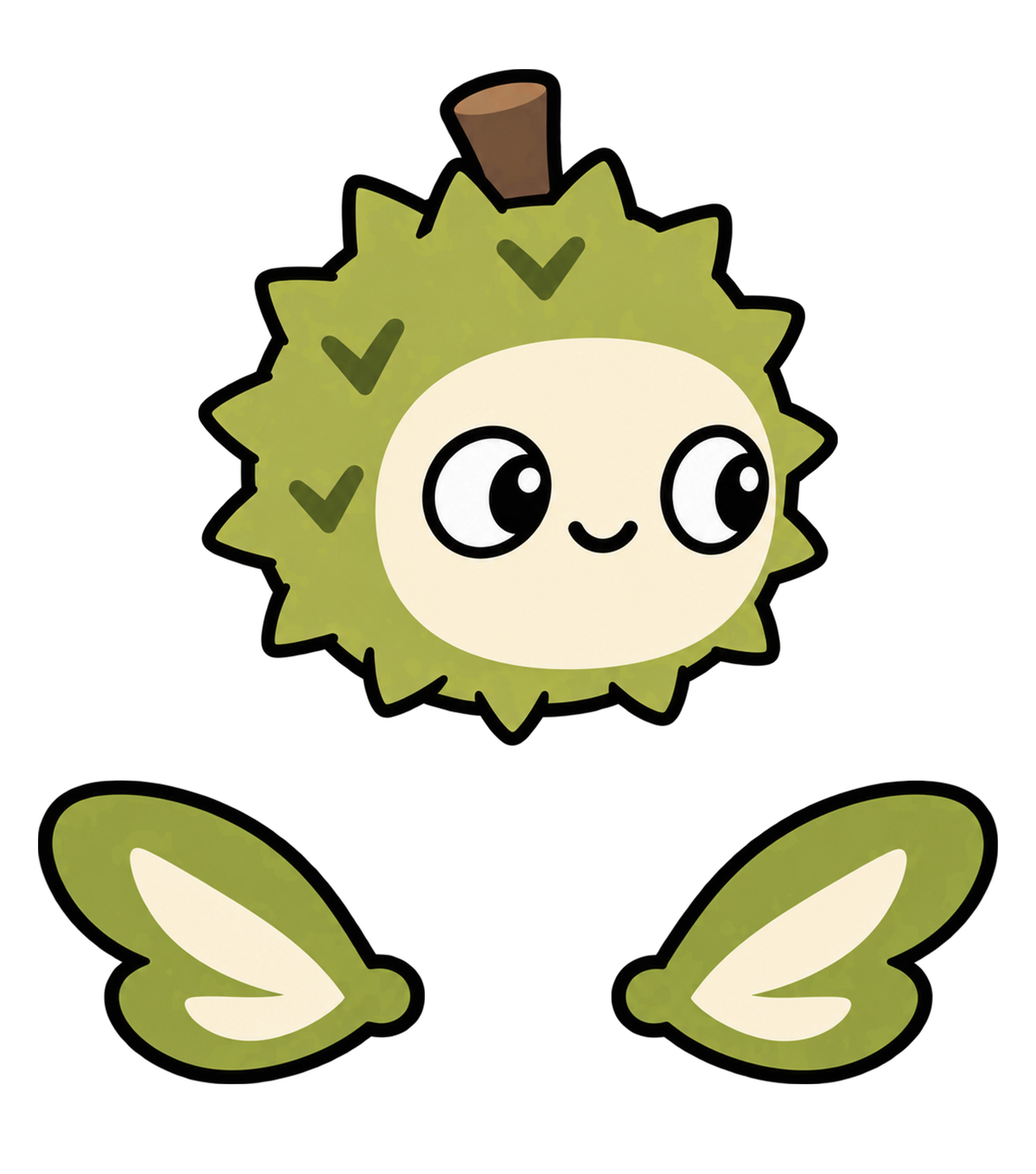
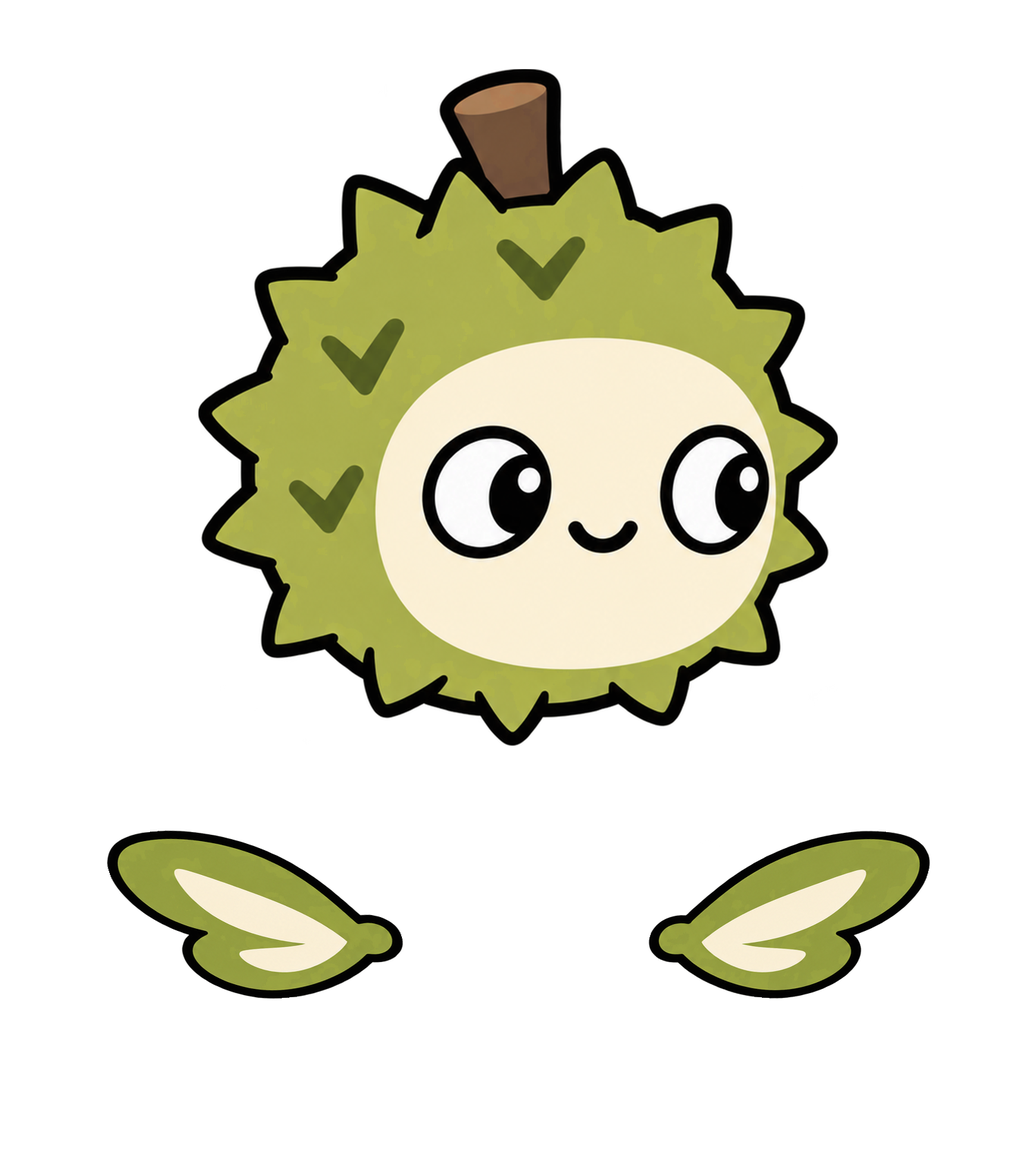
Before/after of a 1036x1174 layered artwork. What changed in the layer stack:
painted on "날개1" over [37, 780, 425, 1084]
painted on "날개2" over [611, 780, 998, 1084]
